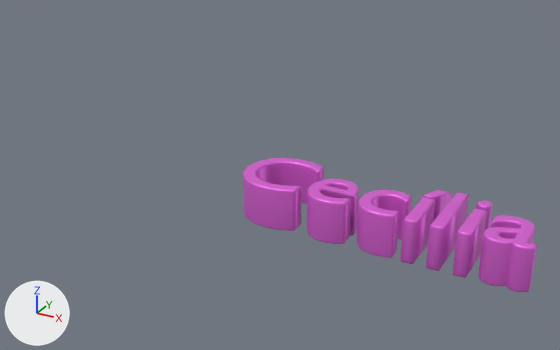
Renders of the glTF model public/cecilia.gltf from each side of a commit.
Rendered twice from a 50 mm camera at (3.48, -5.27, 2.99) aimed at (0.32, 0.48, 0.12). The lights are fixed; the arrows at lower left show +X, +Y and +Z. Where no turn or scale is listed for an object, it has been applied to the vertices.

Names of what the first picture shows: 'Text.001'.
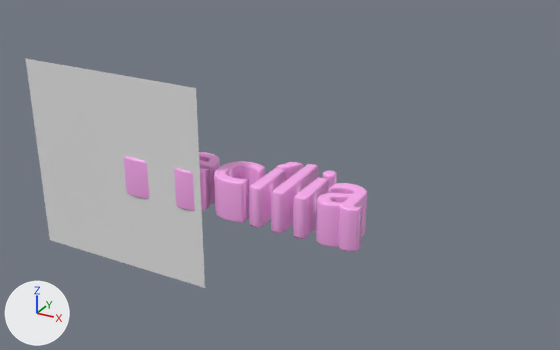
Pixel boxes [x1, y1, x2, y2] of what changed, in the pictures (560 x 350 px):
'Plane', added
    after: [25, 58, 205, 288]
'Text.001', recoloured, moved
    before: [243, 158, 537, 292]
    after: [124, 152, 367, 252]

The change, as a diff of the scene's bpy script:
```diff
--- a/public/cecilia.gltf.py
+++ b/public/cecilia.gltf.py
@@ mat_material_001 @@
 mat_material_001 = principled_material('Material.001')
-mat_material_001.base_color = (0.8, 0.145, 0.753)  # pink #e76ae1
+mat_material_001.base_color = (1.0, 0.42, 0.893)  # pink #ffadf3
 mat_material_001.metallic = 0.395
@@ mat_material @@
+mat_material = principled_material('Material')
+mat_material.base_color = (0.8, 0.8, 0.8)  # white #e7e7e7
@@ me_plane @@
+me_plane.from_pydata([(-1.0, 0.0, -1.0), (1.0, 0.0, -1.0), (-1.0, 0.0, 1.0), (1.0, 0.0, 1.0)], [], [(0, 1, 3), (0, 3, 2)])
+me_plane.materials.append(mat_material)  # white #e7e7e7
@@ ob_text_001 @@
 ob_text_001 = bpy.data.objects.new('Text.001', me_text_001)
-ob_text_001.location = (-0.003, 0.061, -0.006)
+ob_text_001.location = (-1.397, 0.0, 0.0)
@@ ob_plane @@
+ob_plane = bpy.data.objects.new('Plane', me_plane)
+ob_plane.location = (-1.237, 0.0, 0.0)
```
